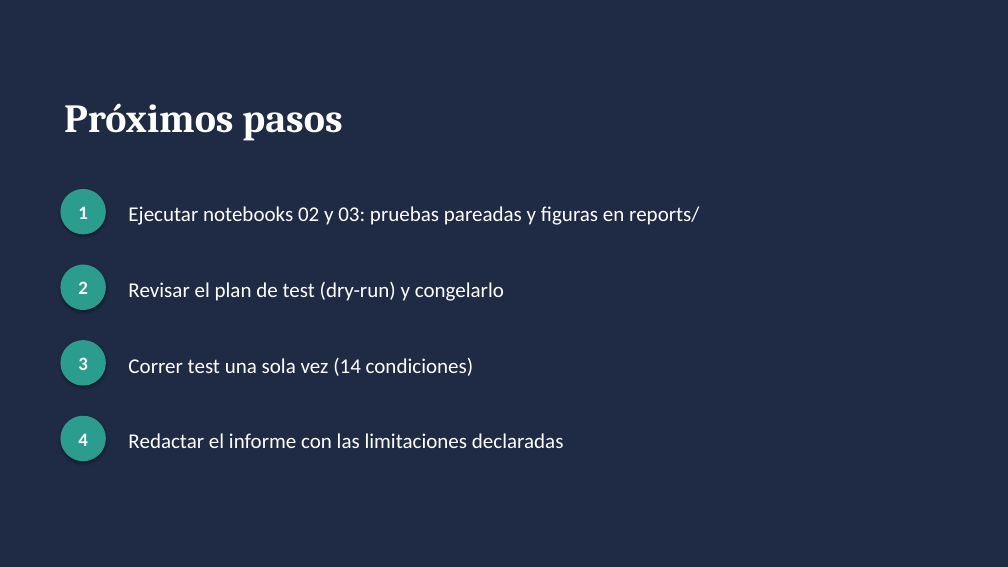
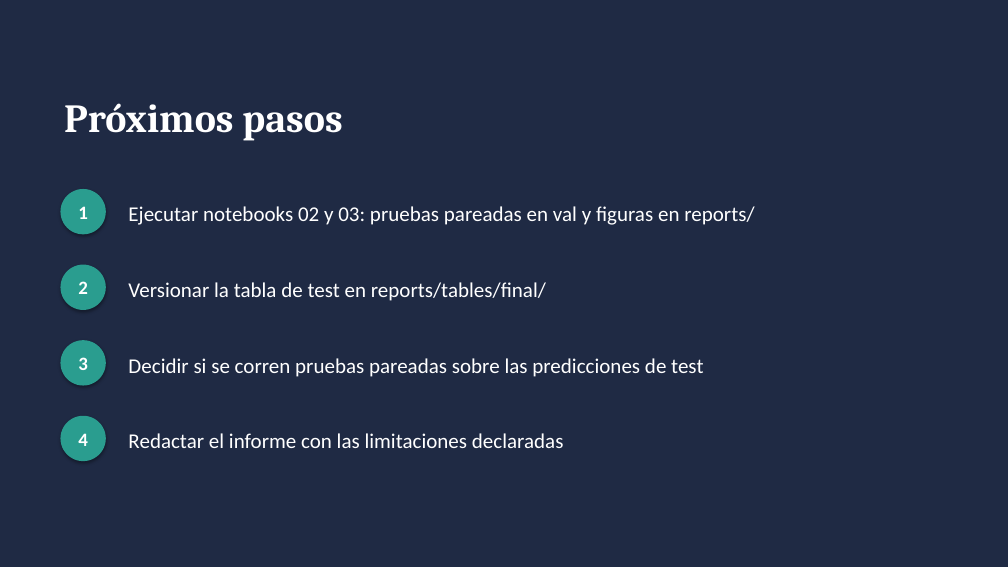
Before and after one commit to BrnoOr/Multimodal_LLM, a slide deck: slide 20 of docs/presentacion_avance.pptx (slide 19 before the commit). Drawn at 1008x567 pixels with LibreOffice and Linux fonts; fonts in the diff are those of the drawing. Boxes give left, top, right and bottom in pixels: in the first picture for what was removed or moved away, otherwise in the second. Text is boxed around its words. In the diff, an @@ line names an element or a change of style, - is before the commit and + after.

Commit message:
test final: resultados (reproduce val) y presentacion al dia

```diff
--- a/docs/presentacion_avance.pptx
+++ b/docs/presentacion_avance.pptx
@@ text at (128,206,754,225): text changed @@
-Ejecutar notebooks 02 y 03: pruebas pareadas y figuras en reports/
+Ejecutar notebooks 02 y 03: pruebas pareadas en val y figuras en reports/
@@ text at (128,282,546,301): text changed @@
-Revisar el plan de test (dry-run) y congelarlo
+Versionar la tabla de test en reports/tables/final/
@@ text at (128,358,703,377): text changed @@
-Correr test una sola vez (14 condiciones)
+Decidir si se corren pruebas pareadas sobre las predicciones de test
```
Also in this commit, not shown: 16 other slides changed, 1 slide added, 3 other files.
